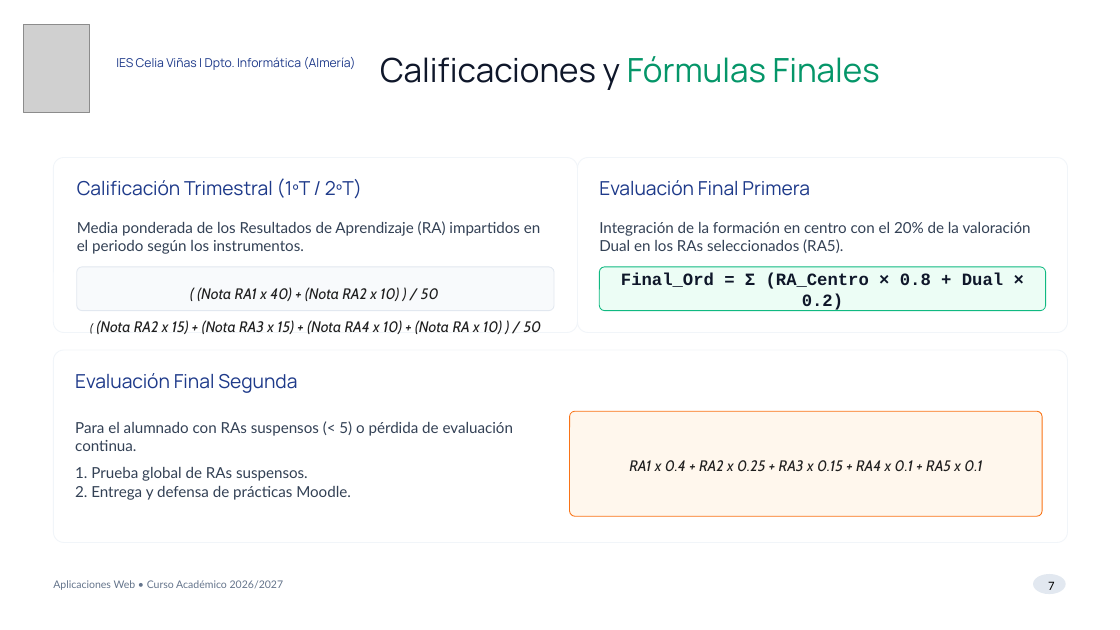
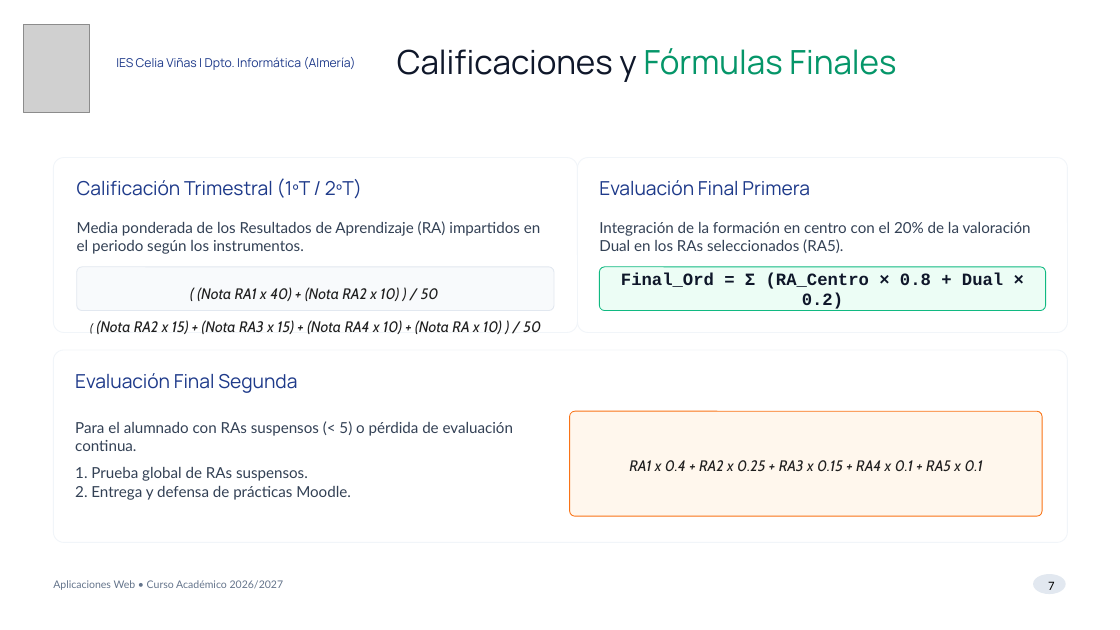
Before and after one commit to juansimonsanchez/html, a slide deck: slide 7 of apl/APL_Presentacion_26_27.pptx. Drawn at 1120x630 pixels with LibreOffice and Linux fonts; fonts in the diff are those of the drawing; grey boxes stand for pictures; background and template pictures are left out. Boxes give left, top, right and bottom in pixels: in the first picture for what was removed or moved away, otherwise in the second. Text is boxed around its words. In the diff, an @@ line names an element or a change of style, - is before the commit and + after.

```diff
--- a/apl/APL_Presentacion_26_27.pptx
+++ b/apl/APL_Presentacion_26_27.pptx
@@ text "Calificaciones y Fórmulas Finales": place and size @@
-text "Calificaciones y Fórmulas Finales" at (380,56,880,90)
+text "Calificaciones y Fórmulas Finales" at (397,48,896,82)
```
Also in this commit, not shown: 14 other slides changed, 6 other files.
